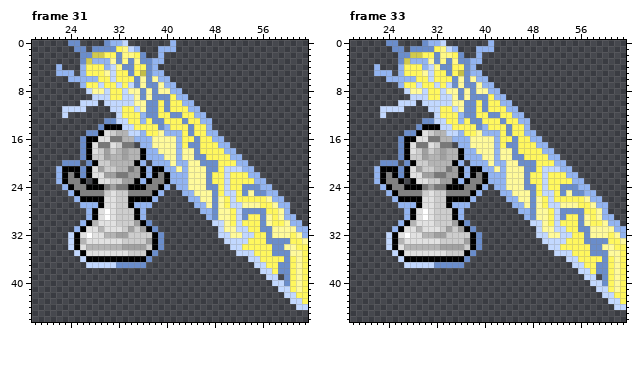
File history of a pixel-art file, Assets/Sprites/Sprites-Animation/Pieces/Pieces Attacking/queeen smite sphere.aseprite. That is the earlier state.
64x64 pixels, 40 frames. Shown: frame 31: x 18..63, y 0..46; frame 33: x 18..63, y 0..46. The commit also changed other frames, which this record leaves out.
The same view after the edit:
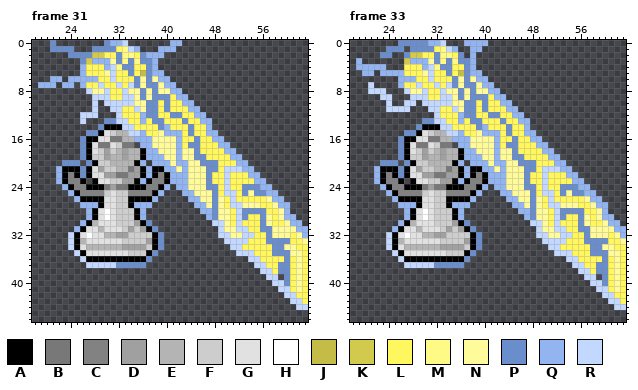
Palette (. is transparent): A #000000  B #787878  C #828282  D #a0a0a0  E #b4b4b4  F #cdcdcd  G #e1e1e1  H #ffffff  J #c3bd48  K #d1ca4c  L #fff75d  M #fff985  N #fffa9a  P #6a8dcb  Q #92b4f1  R #c2d8ff
Change:
Frame 31, layer "Arms":
Colour P is added in row 0 at x 21; in row 1 at x 21 to 24; in row 2 at x 24 to 25.
Colour Q is added in row 0 at x 42; in row 2 at x 37 to 38; in row 6 at x 21 to 22; in row 7 at x 19 to 21 and 23 to 24.
Colour R is added in row 11 at x 28; in row 12 at x 26 to 28; in row 13 at x 26.
The edit erases colour P in row 0 at x 24 to 25; in row 1 at x 25 to 26.
The edit erases colour Q in row 3 at x 39; in row 4 at x 22; in row 5 at x 22 to 24.
The edit erases colour R in row 10 at x 26 to 27; in row 11 at x 23 to 26; in row 12 at x 23.
Frame 33, layer "Arms":
Colour P is added in row 0 at x 26 to 29; in row 1 at x 24; in row 2 at x 23 to 24.
Colour Q is added in row 0 at x 37 to 40; in rows 1 to 2 at x 38; in row 3 at x 19; in row 4 at x 19 to 21 and 23; in row 5 at x 20 to 21 and 25.
Colour R is added in row 7 at x 21; in row 8 at x 21 to 23; in row 9 at x 23 to 24; in row 10 at x 24; in row 11 at x 27.
The edit erases colour P in row 0 at x 24 to 25; in rows 2 to 3 at x 26.
The edit erases colour Q in row 0 at x 41; in row 1 at x 40 to 41; in rows 2 to 3 at x 39; in row 4 at x 26; in row 5 at x 22; in row 6 at x 24 to 25.
The edit erases colour R in row 10 at x 26; in rows 11 to 12 at x 23.
Boxes around the changes in both pictures, in picture pixels (x1, y1, x2, y2):
changed: (38, 40, 98, 124)
changed: (146, 40, 182, 64)
changed: (356, 40, 422, 118)
changed: (464, 40, 494, 64)
